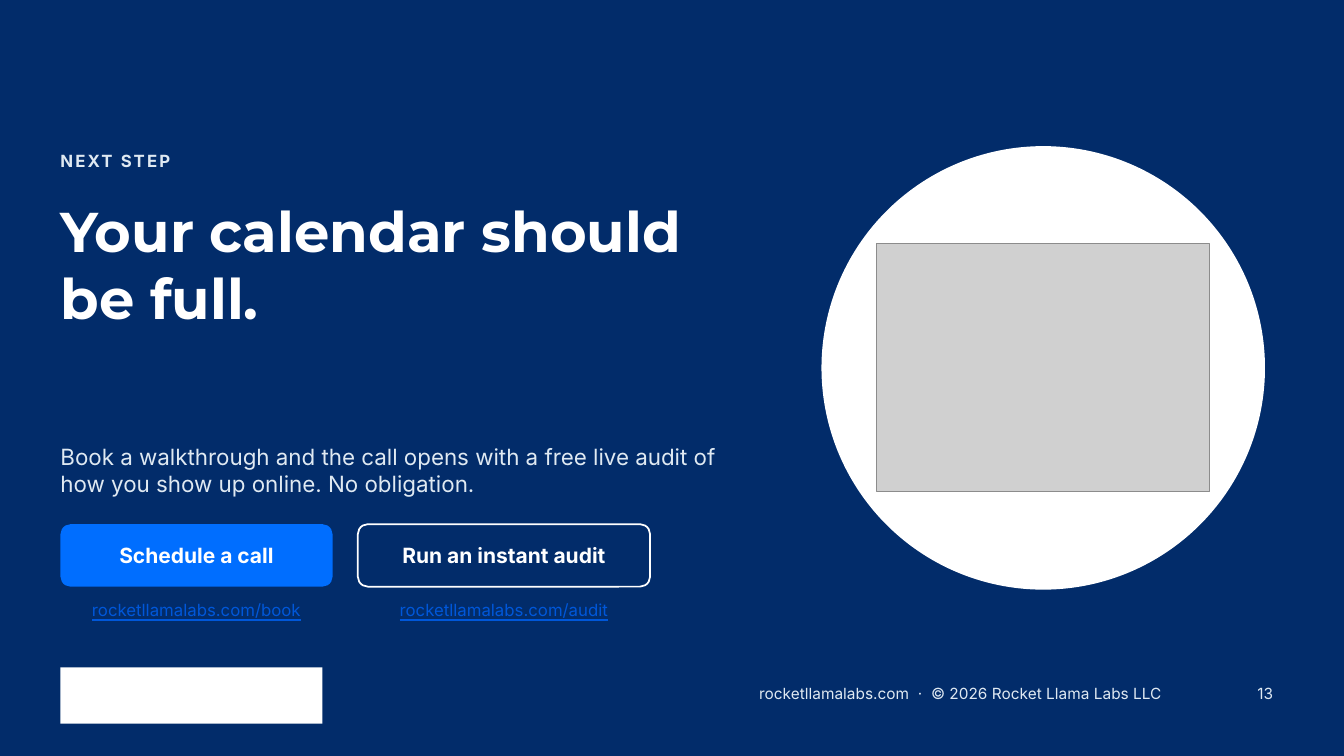
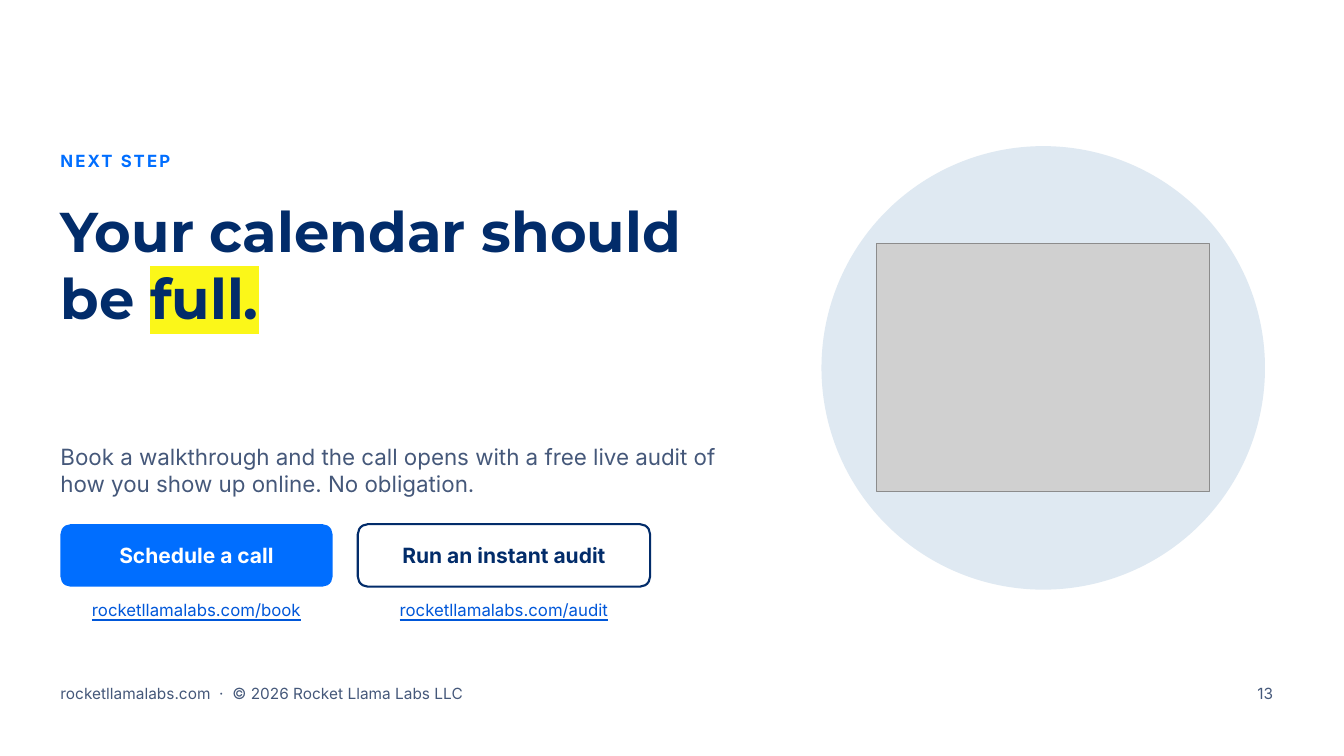
Before and after one commit to RocketLlamaLabs/rocketllama-website, a slide deck: slide 13 of public/slides/v1/rocket-llama-labs-sales-presentation-v1.pptx. Drawn at 1344x756 pixels with LibreOffice and Linux fonts; fonts in the diff are those of the drawing; grey boxes stand for pictures; background and template pictures are left out. Boxes give left, top, right and bottom in pixels: in the first picture for what was removed or moved away, otherwise in the second. Text is boxed around its words. In the diff, an @@ line names an element or a change of style, - is before the commit and + after.

```diff
--- a/public/slides/v1/rocket-llama-labs-sales-presentation-v1.pptx
+++ b/public/slides/v1/rocket-llama-labs-sales-presentation-v1.pptx
@@ background #022C6A to #FFFFFF @@
@@ ellipse at [822,146,1265,590]: fill #FFFFFF to #DFE9F2 @@
@@ text "NEXT STEP" at [60,151,746,181]: text colour #DFE9F2 to #006EFF @@
@@ title "Your calendar should be full." at [60,210,681,320]: text colour #FFFFFF to #022C6A; highlight none to #FBF719 in "full." @@
@@ text "Book a walkthrough and the ..." at [60,448,716,497]: text colour #DFE9F2 to #45587A @@
@@ rounded rectangle "Run an instant audit" at [358,524,650,587]: text colour #FFFFFF to #022C6A; fill #022C6A to #FFFFFF; outline #FFFFFF 1.25 pt to #022C6A 1.5 pt @@
@@ text "rocketllamalabs.com · © 2026 Rocket ...": place and size @@
-text "rocketllamalabs.com · © 2026 Rocket ..." at [759,687,1161,699]
+text "rocketllamalabs.com · © 2026 Rocket ..." at [60,687,462,699]
@@ text "rocketllamalabs.com · © 2026 Rocket ..." at [60,687,462,699]: text colour #DFE9F2 to #45587A; alignment right to left @@
@@ rectangle removed at [60,667,323,724] @@
@@ page number at [1257,687,1273,699]: text colour #DFE9F2 to #45587A @@
```
Also in this commit, not shown: 11 other slides changed, 14 other files.
